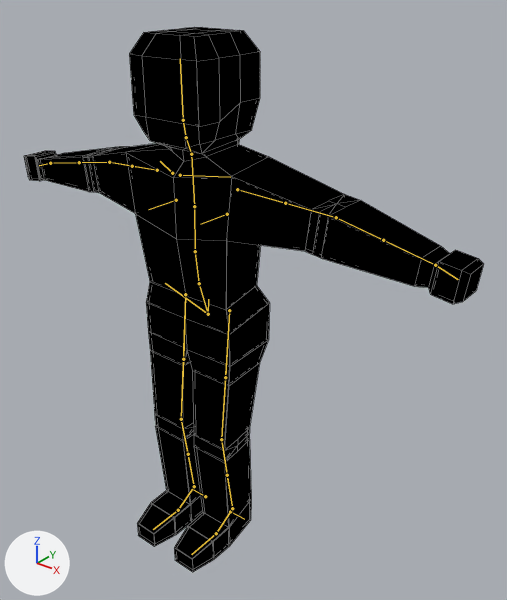
Renders of the Blender file assets/models/Agent.blend from each side of a commit.
The view is the same before and after, from a 50 mm camera at (0.846, -0.879, 1.14) aimed at (0.083, 0.075, 0.548). The axes (+X, +Y, +Z) are drawn at lower left. The lights are the same throughout. The bones that bend it are drawn over the model as lines. Mesh edges are drawn as thin lines.
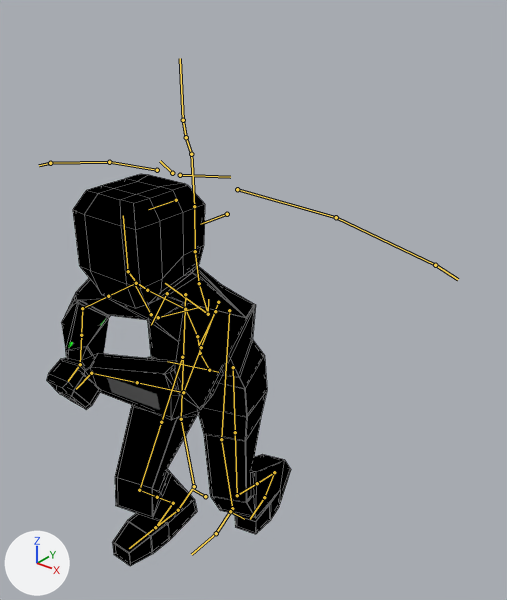
The newer file adds an action. The first version stands in its rest pose; the second is drawn at frame 25 of the action 'Crouch_SmallArms'.

What the commit changed:
Bone 'torso' (bone_torso) moves from (0.0, 0.0, 0.0) to (0.0, 0.0, -0.187).
Bone 'hips' (bone_hips) moves from (0.0, 0.0, 0.0) to (0.0, -0.011, 0.034).
Bone 'hips' (bone_hips) turns from (0, 0, 0) to (17, 0, 17) degrees about its own x, y and z.
Bone 'chest' (bone_chest) turns from (0, 0, 0) to (47, 0, 0) degrees about its own x, y and z.
Bone 'neck' (bone_neck) moves from (0.0, 0.0, 0.0) to (0.0, 0.019, 0.01).
Bone 'upper_arm_ik.L' (bone_upper_arm_ik_l) moves from (0.0, 0.0, 0.0) to (-0.009, -0.02, 0.005).
Bone 'upper_arm_ik.L' (bone_upper_arm_ik_l) turns from (0, 0, 0) to (0, -25, 0) degrees about its own x, y and z.
Bone 'upper_arm_ik.R' (bone_upper_arm_ik_r) turns from (0, 0, 0) to (0, 29, 0) degrees about its own x, y and z.
Bone 'hand_ik.L' (bone_hand_ik_l) moves from (0.0, 0.0, 0.0) to (-0.54, -0.232, -0.283).
Bone 'hand_ik.L' (bone_hand_ik_l) turns from (0, 0, 0) to (68, 6, -65) degrees about its own x, y and z.
Bone 'hand_ik.R' (bone_hand_ik_r) moves from (0.0, 0.0, 0.0) to (0.346, -0.233, -0.276).
Bone 'hand_ik.R' (bone_hand_ik_r) turns from (0, 0, 0) to (75, -5, 71) degrees about its own x, y and z.
Bone 'foot_ik.L' (bone_foot_ik_l) moves from (0.0, 0.0, 0.0) to (0.0, 0.155, 0.0).
Bone 'foot_ik.L' (bone_foot_ik_l) turns from (0, 0, 0) to (0, 0, 13) degrees about its own x, y and z.
Bone 'foot_ik.R' (bone_foot_ik_r) moves from (0.0, 0.0, 0.0) to (0.0, -0.07, 0.0).

Boxes (x1, y1, x2, y2) around the edits, measured in the pictures (507 x 600 px):
'Mesh', posed (47% narrower, 28% shorter)
    before: (24, 27, 484, 572)
    after: (47, 174, 291, 566)
